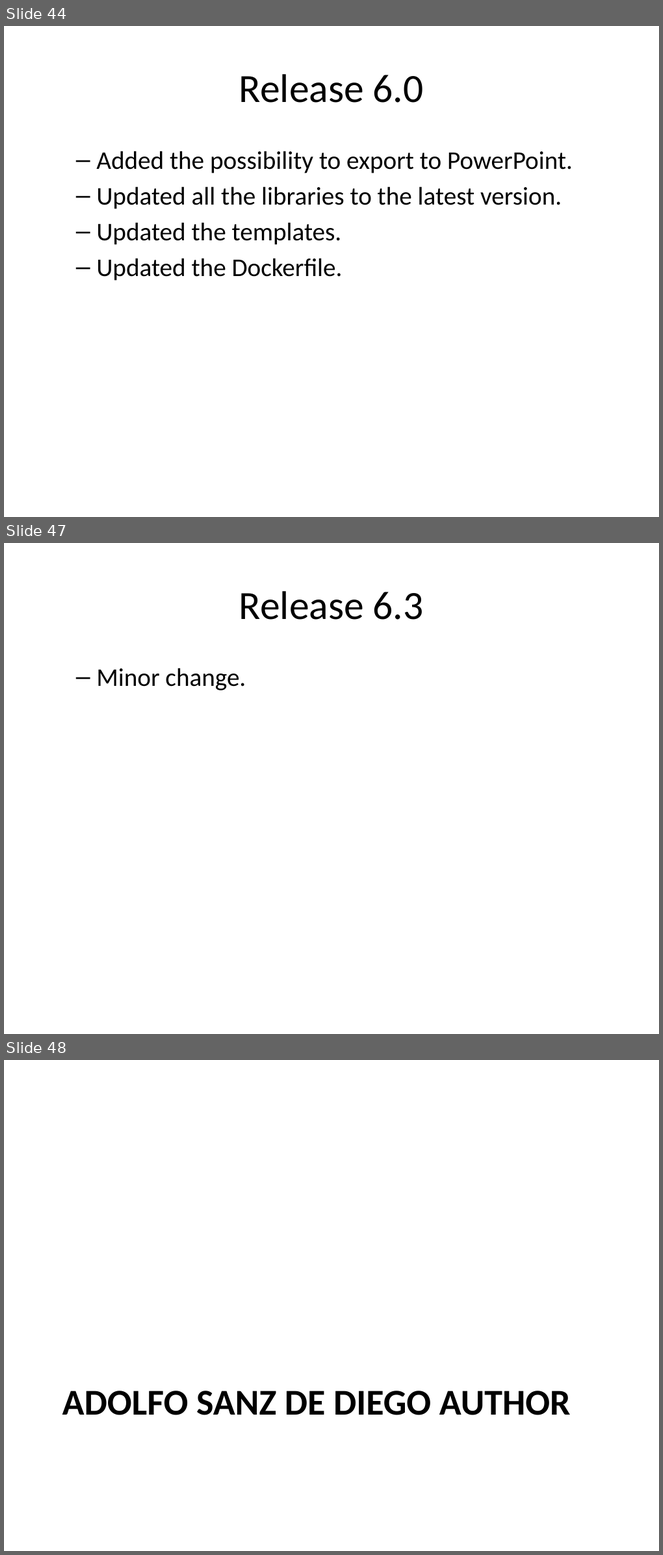
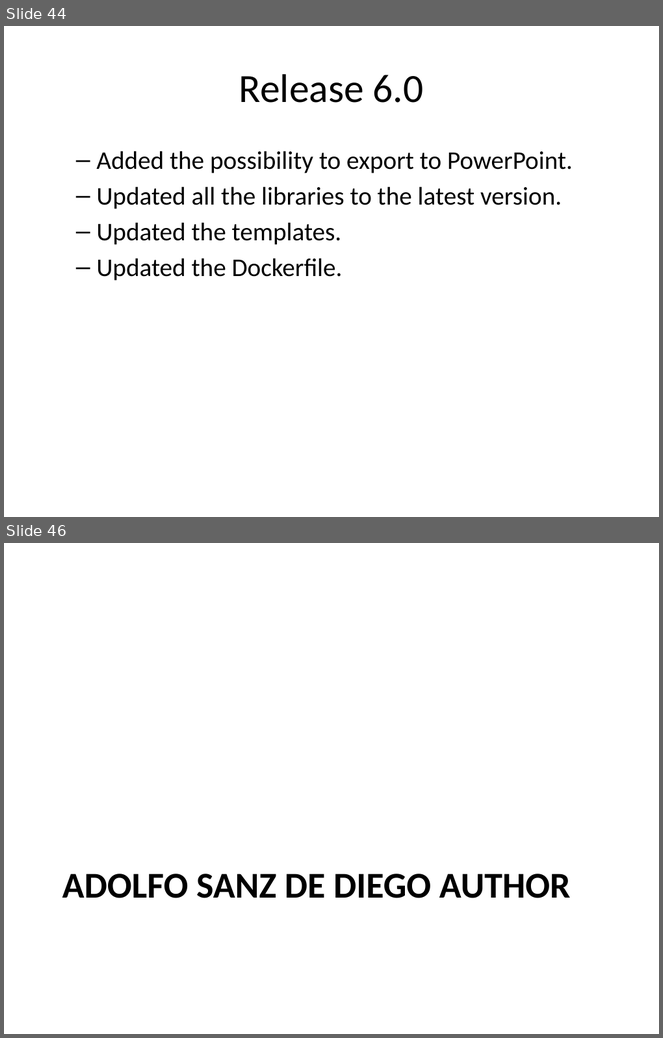
Before and after one commit to asanzdiego/markdownslides, a slide deck: doc/export/readme-slides-plus.pptx. Shown one above the other, each under a label of ours: slides 44, 47 and 48 before the commit, slides 44 and 46 after it; the slides between them are not shown. The pictures are 663x1555 and 663x1038 pixels, drawn with LibreOffice and Linux fonts; fonts in the diff are those of the drawing. Boxes give left, top, right and bottom in pixels: in the first picture for what was removed or moved away, otherwise in the second. Text is boxed around its words. In the diff, an @@ line names an element or a change of style, - is before the commit and + after.

Commit message:
release 6.4

```diff
--- a/doc/export/readme-slides-plus.pptx
+++ b/doc/export/readme-slides-plus.pptx
@@ slide 47 removed at [4, 543, 659, 1034], background #FFFFFF @@
@@ title removed at [239, 591, 424, 620] @@
-Release 6.3
@@ text removed at [96, 668, 246, 691] @@
-  – Minor change.
@@ what was slide 48 is now slide 46 @@
```
Also in this commit, not shown: 2 slides changed, 1 other slide removed, 30 other files.
